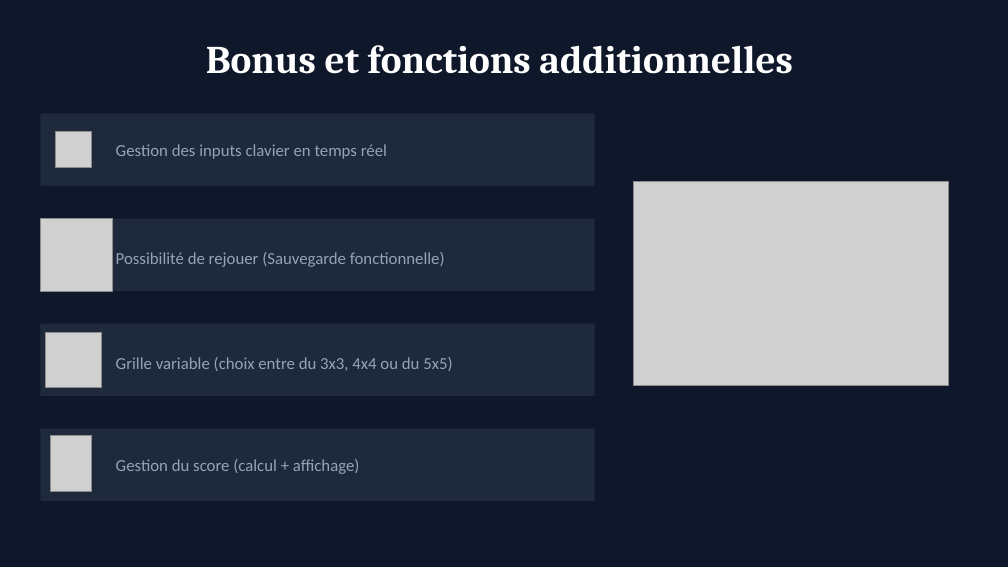
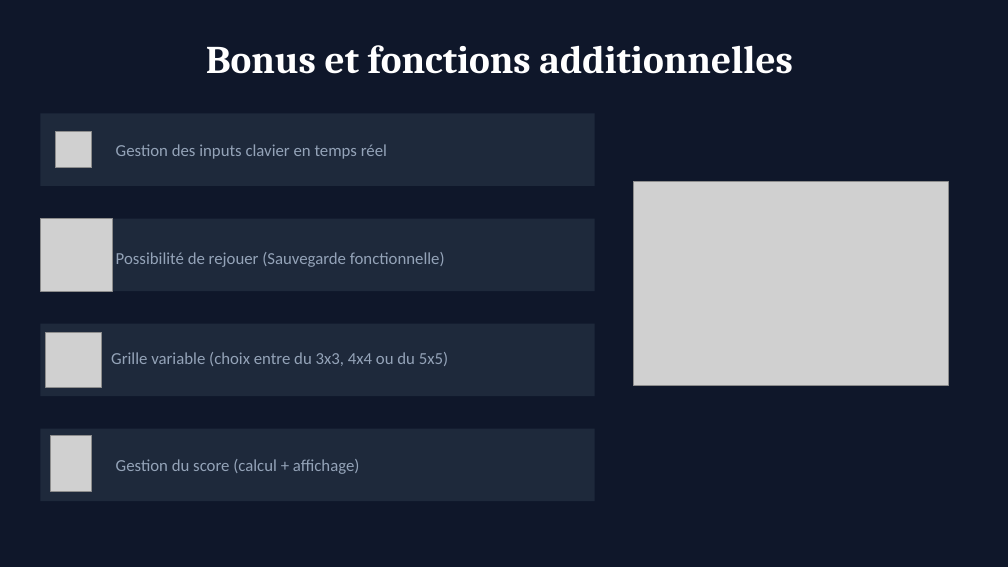
Before and after one commit to Esqaaa/Projet_2048_C, a slide deck: slide 4 of 2048_presentation.pptx. Drawn at 1008x567 pixels with LibreOffice and Linux fonts; fonts in the diff are those of the drawing; grey boxes stand for pictures. Boxes give left, top, right and bottom in pixels: in the first picture for what was removed or moved away, otherwise in the second. Text is boxed around its words. In the diff, an @@ line names an element or a change of style, - is before the commit and + after.

```diff
--- a/2048_presentation.pptx
+++ b/2048_presentation.pptx
@@ text "Grille variable (choix entre du ...": place and size @@
-text "Grille variable (choix entre du ..." at box(116, 357, 452, 371)
+text "Grille variable (choix entre du ..." at box(111, 352, 448, 366)
```
Also in this commit, not shown: 1 other slide changed, 2 other files.
